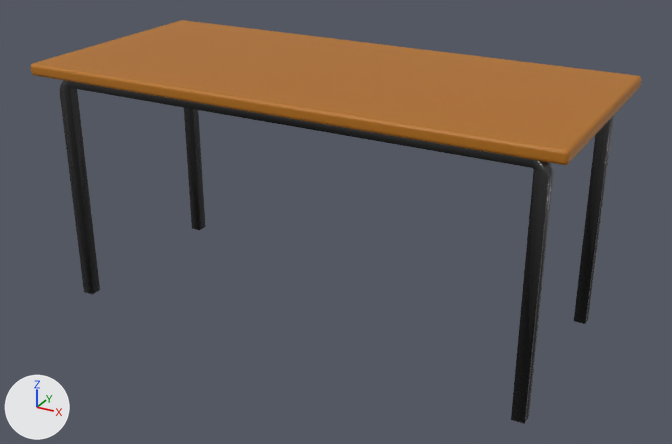
The Blender file Assets/GameAssets/Blender/double_desk.blend: old version first, new version second.
The view is the same before and after, from a 50 mm lens placed at (3.51, -6.27, 3.94), pointed at (0.09, -0.05, 0.83). The axes (+X, +Y, +Z) are drawn at lower left. The lights are the same throughout.

The first picture shows 'back_leg', 'front_leg', 'surface'.
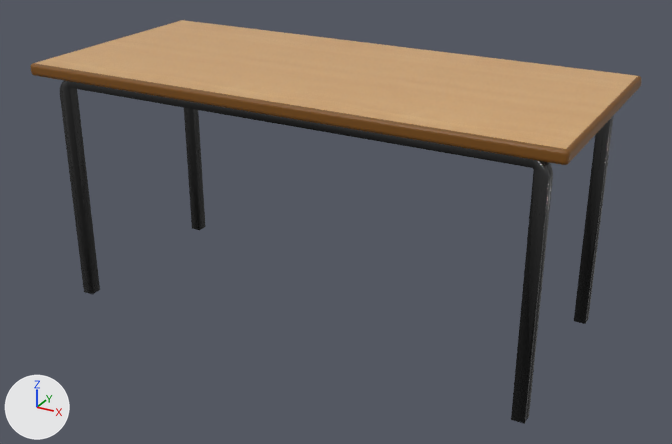
What differs and where, as boxes (x1, y1, x2, y2) in the pictures (672 x 444 px):
'surface', surface changed, recoloured
    both: (31, 20, 642, 165)
part 1 of me_cube_006, recoloured
    both: (31, 21, 642, 165)

The change in detail:
Picture 'desk_surface.png' (img_desk_surface_png) is new.
In material 'wood_material' (mat_wood_material), base_color is no longer (0.458, 0.16, 0.00525), orange #b46f10.
In material 'wood_material' (mat_wood_material), texture is now set to img_desk_surface_png.
In material 'wood_material' (mat_wood_material), roughness goes from 0.5 to 0.3.
Material 'alt_wood_material' (mat_alt_wood_material) is new.
Its base color is (0.2, 0.074, 0.00318) (brown #7c4d0a).
me_cube_006 has 152 vertices, 150 faces and spans x -2.2..2.2, y -1.0..1.0, z -0.05..0.05.
me_cube_006 is used by ob_surface; location (0.0, 0.0, 2.05).
me_cube_006 part 1: 149 of the faces centred in x -2.2..2.2, y -1.0..1.0, z -0.05..0.05 switch from mat_wood_material (orange #b46f10) to mat_alt_wood_material (brown #7c4d0a).
